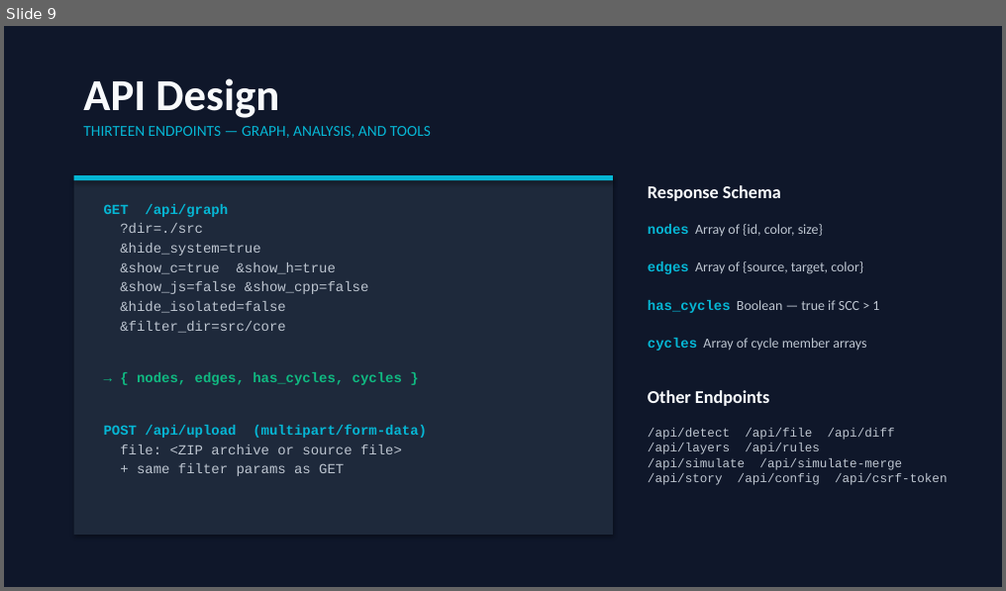
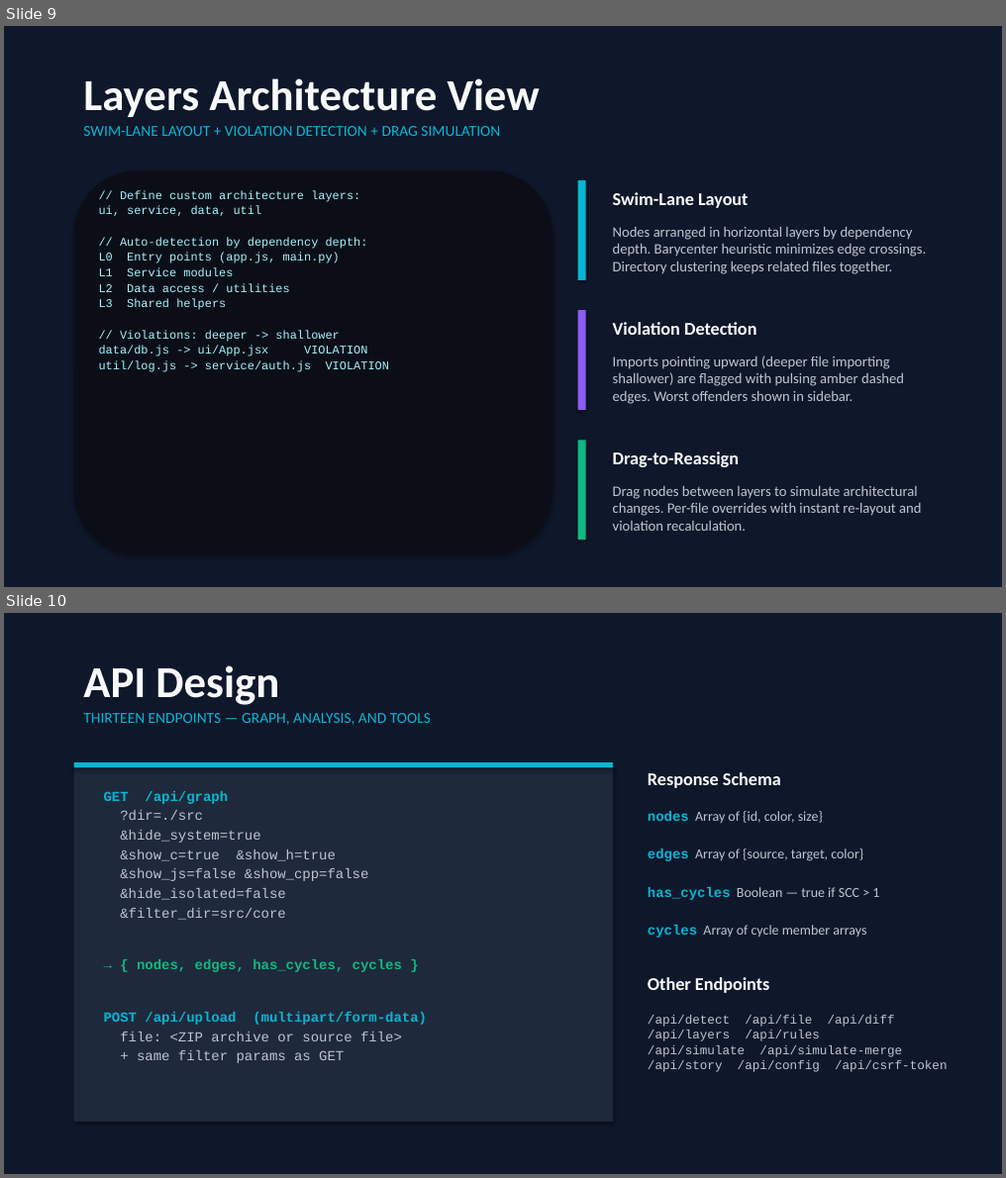
Before and after one commit to hstephan23/dep_graph, a slide deck: DepGraph.pptx. Shown one above the other, each under a label of ours: slide 9 before the commit, slides 9 and 10 after it. The pictures are 1006x591 and 1006x1178 pixels, drawn with LibreOffice and Linux fonts; fonts in the diff are those of the drawing. Boxes give left, top, right and bottom in pixels: in the first picture for what was removed or moved away, otherwise in the second. Text is boxed around its words. In the diff, an @@ line names an element or a change of style, - is before the commit and + after.

```diff
--- a/DepGraph.pptx
+++ b/DepGraph.pptx
@@ slide 9 added at bbox=[4, 26, 1002, 587], background #0F172A @@
@@ text added at bbox=[83, 78, 540, 117], 32 pt, text #F8FAFC, bold @@
+Layers Architecture View
@@ text added at bbox=[83, 126, 500, 136], 11 pt, text #06B6D4 @@
+SWIM-LANE LAYOUT + VIOLATION DETECTION + DRAG SIMULATION
@@ rounded rectangle added at bbox=[74, 171, 552, 555], fill #0B0E17 @@
@@ text added at bbox=[99, 190, 389, 372], 8.5 pt, text #A5F3FC @@
+// Define custom architecture layers:
+ui, service, data, util
+// Auto-detection by dependency depth:
+L0 Entry points (app.js, main.py)
+L1 Service modules
+L2 Data access / utilities
+L3 Shared helpers
+// Violations: deeper -> shallower
+data/db.js -> ui/App.jsx VIOLATION
+util/log.js -> service/auth.js VIOLATION
@@ rectangle added at bbox=[578, 180, 586, 280], fill #06B6D4 @@
@@ text added at bbox=[613, 192, 748, 208], 13 pt, text #F8FAFC, bold @@
+Swim-Lane Layout
@@ text added at bbox=[613, 227, 926, 274], 10.5 pt, text #BDC5D0 @@
+Nodes arranged in horizontal layers by dependency depth. Barycenter heuristic minimizes edge crossings. Directory clustering keeps related files together.
@@ rectangle added at bbox=[578, 310, 586, 410], fill #8B5CF6 @@
@@ text added at bbox=[613, 322, 756, 335], 13 pt, text #F8FAFC, bold @@
+Violation Detection
@@ text added at bbox=[613, 356, 904, 404], 10.5 pt, text #BDC5D0 @@
+Imports pointing upward (deeper file importing shallower) are flagged with pulsing amber dashed edges. Worst offenders shown in sidebar.
@@ rectangle added at bbox=[578, 440, 586, 540], fill #10B981 @@
@@ text added at bbox=[613, 452, 739, 468], 13 pt, text #F8FAFC, bold @@
+Drag-to-Reassign
@@ text added at bbox=[613, 486, 921, 531], 10.5 pt, text #BDC5D0 @@
+Drag nodes between layers to simulate architectural changes. Per-file overrides with instant re-layout and violation recalculation.
@@ what was slide 9 is now slide 10 @@
```
Also in this commit, not shown: 4 slides changed, 8 other files.
